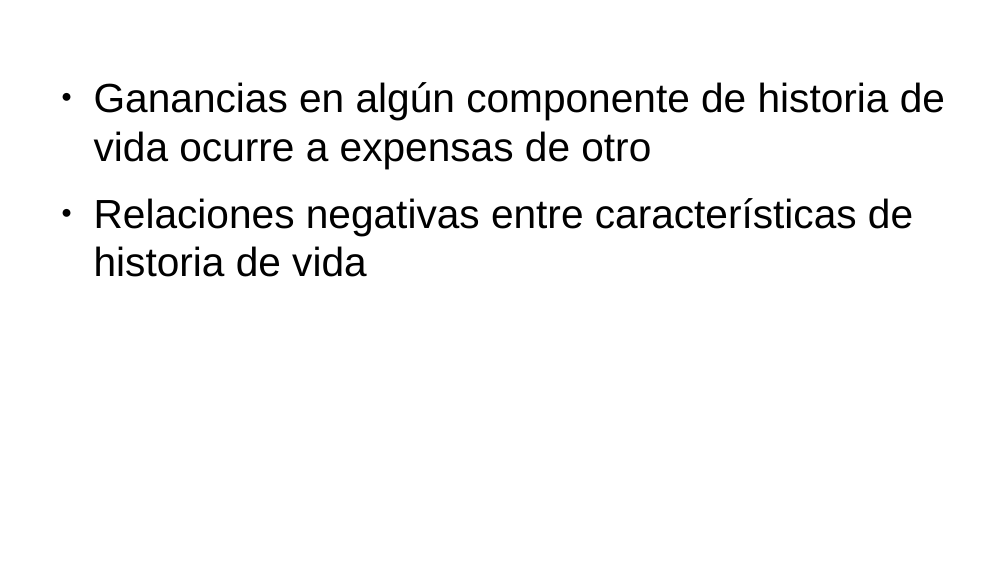
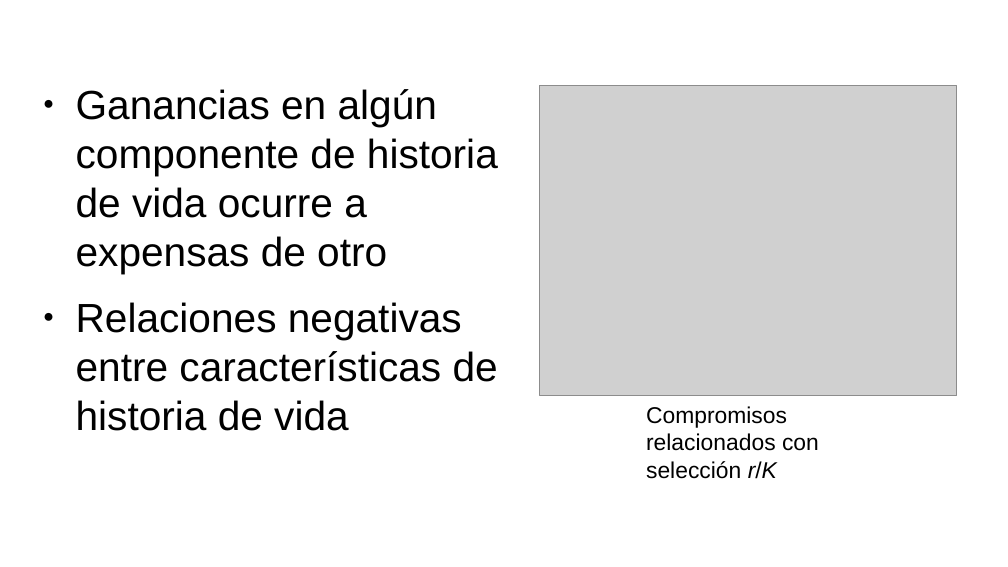
Before and after one commit to gerardommc/Ecologia-poblaciones, a slide deck: slide 2 of Unidad-3/Compromisos.odp. Drawn at 1008x567 pixels with LibreOffice and Linux fonts; fonts in the diff are those of the drawing; grey boxes stand for pictures. Boxes give left, top, right and bottom in pixels: in the first picture for what was removed or moved away, otherwise in the second. Text is boxed around its words. In the diff, an @@ line names an element or a change of style, - is before the commit and + after.

```diff
--- a/Unidad-3/Compromisos.odp
+++ b/Unidad-3/Compromisos.odp
@@ text "Ganancias en algún componente de ..." rewrapped from (x1=94, y1=82, x2=945, y2=277) to (x1=76, y1=89, x2=498, y2=431) @@
@@ picture added at (x1=541, y1=85, x2=958, y2=396) @@
@@ text added at (x1=646, y1=406, x2=819, y2=479), 18 pt, text #000000 @@
+Compromisos relacionados con selección r/K
```
Also in this commit, not shown: 42 other files.
